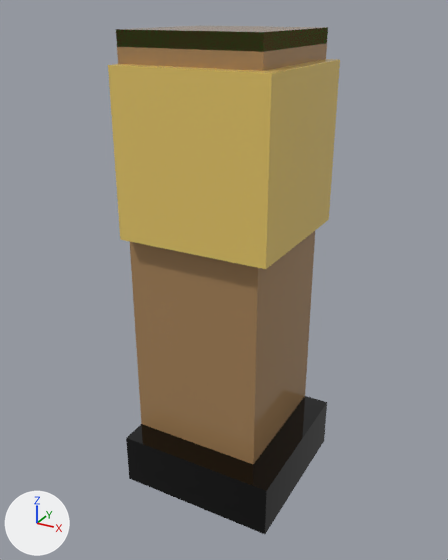
A saved change to the glTF model assets/managed-models/mill-interior/wall-corner/wall-corner.glb.
One viewpoint serves both versions: a 50 mm camera at (0.383, -0.641, 0.518) aimed at (0.083, -0.096, 0.246). Arrows for +X, +Y and +Z are at lower left; the lights stay in place. The first picture is the older version. Vertices at exactly the same position are counted once.

The scene before the commit, as lines of its bpy script (objects in view):
```python
me_wall_corner = bpy.data.meshes.new('wall-corner')
me_wall_corner.from_pydata(...)  # 37 vertices, 70 faces; spans x 0.0..0.18, y -0.18..0.0, z 0.0..0.5
me_wall_corner.materials.append(mat_m_wall_corner)
# before: 4 (0.0, -0.15, 0.5) at pixel (115, 29), 5 (0.15, -0.15, 0.5) at pixel (263, 32), 6 (0.15, 0.0, 0.5) at pixel (328, 27), 7 (0.0, 0.0, 0.5) at pixel (199, 25), 19 (0.0, -0.15, 0.485) at pixel (116, 46)
# before: 20 (0.15, -0.15, 0.485) at pixel (263, 51), 21 (0.15, 0.0, 0.485) at pixel (327, 43), 22 (0.0, 0.0, 0.485)
ob_wall_corner = bpy.data.objects.new('wall-corner', me_wall_corner)
ob_wall_corner.location = (0.0, 0.0, 0.0)
```
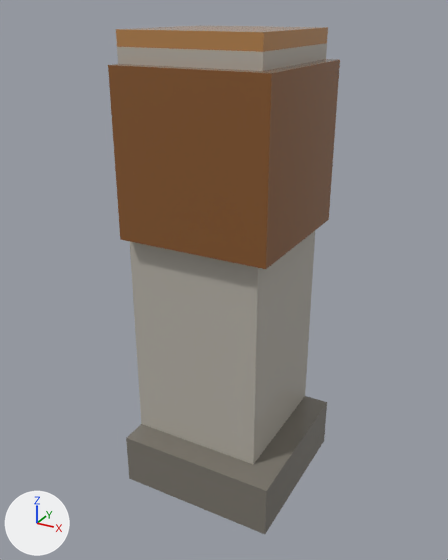
Boxes [x1, y1, x2, y2] around the edits, measured in the pictures (448 x 560 px; the box of a moved part takes in the faces that stretch with it):
```json
{"part": 1, "of": "me_wall_corner", "change": "moved or reshaped", "before": [116, 25, 328, 464], "after": [116, 25, 328, 464]}
{"part": 2, "of": "me_wall_corner", "change": "surface changed", "before": [108, 27, 340, 534], "after": [108, 27, 340, 534]}
```

The change, as JSON lines over the scene's bpy script:
```json
{"block": "me_wall_corner", "where": "me_wall_corner.from_pydata(...)  # 37 vertices, 70 faces; spans x 0.0..0.18, y -0.18..0.0, z 0.0..0.5"}
{"block": "me_wall_corner", "where": "# used by ob_wall_corner; location = (0.0, 0.0, 0.0)"}
{"block": "me_wall_corner", "change": "me_wall_corner part 1"}
{"op": "add", "block": "me_wall_corner", "code": "for i in [*range(4, 8)]: me_wall_corner.vertices[i].co += Vector((0.0, 0.0, -0.015))"}
{"op": "add", "block": "me_wall_corner", "code": "for i in [*range(19, 23)]: me_wall_corner.vertices[i].co += Vector((0.0, 0.0, 0.015))"}
{"block": "me_wall_corner", "change": "me_wall_corner part 2: 62 kept faces spanning x 0.0..0.18, y -0.18..0.0, z 0.0..0.5 get new texture (UV) coordinates"}
```
